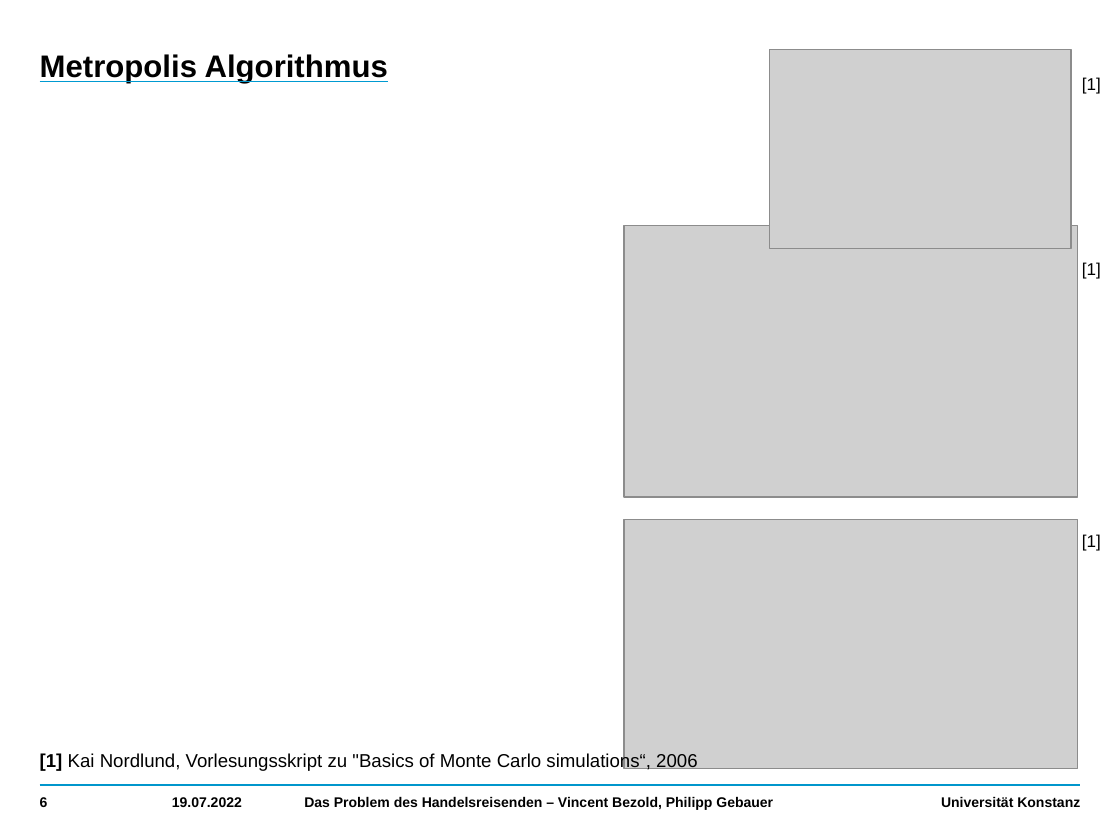
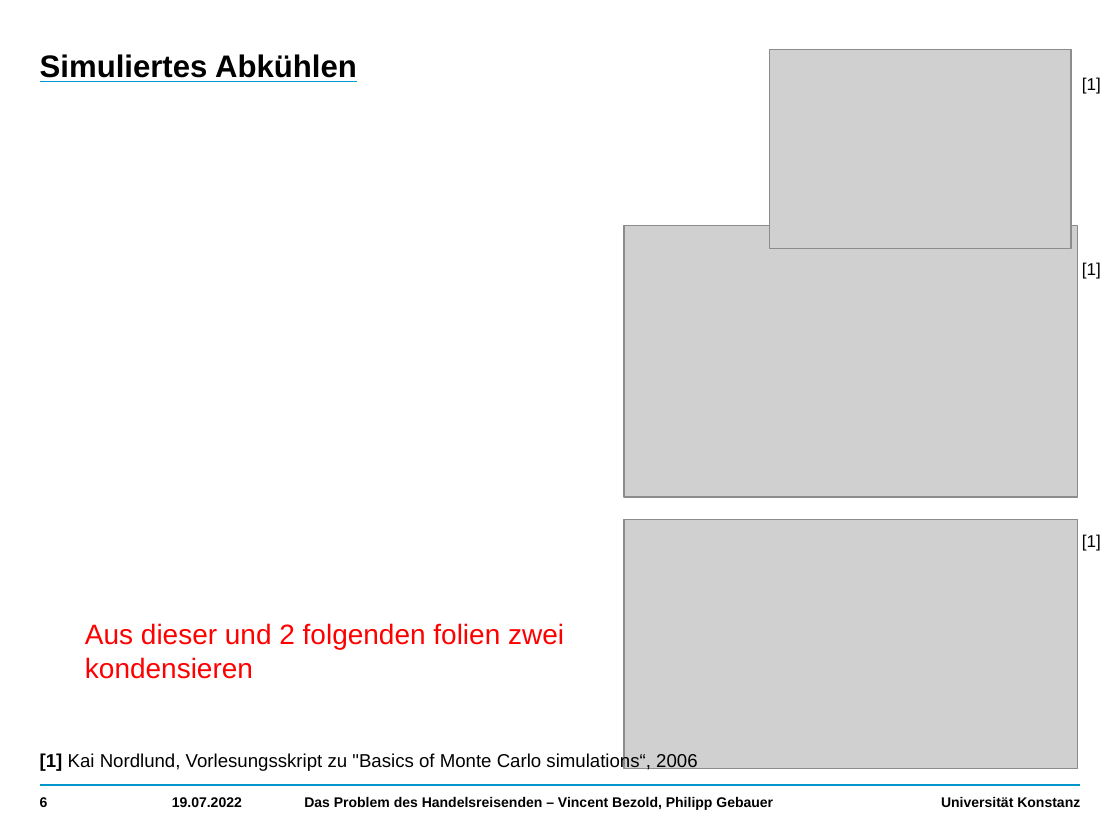
Before and after one commit to VincentBezold/Computer-simulation-stochastic-optimization, a slide deck: slide 6 of Travelling Salesman.pptx. Drawn at 1120x840 pixels with LibreOffice and Linux fonts; fonts in the diff are those of the drawing; grey boxes stand for pictures. Boxes give left, top, right and bottom in pixels: in the first picture for what was removed or moved away, otherwise in the second. Text is boxed around its words. In the diff, an @@ line names an element or a change of style, - is before the commit and + after.

```diff
--- a/Travelling Salesman.pptx
+++ b/Travelling Salesman.pptx
@@ title at box(40, 54, 357, 82): text changed @@
-Metropolis Algorithmus
+Simuliertes Abkühlen
@@ text added at box(85, 623, 564, 679), 18 pt, text #FF0000 @@
+Aus dieser und 2 folgenden folien zwei kondensieren
```
Also in this commit, not shown: 4 other slides changed, 7 slides added.
